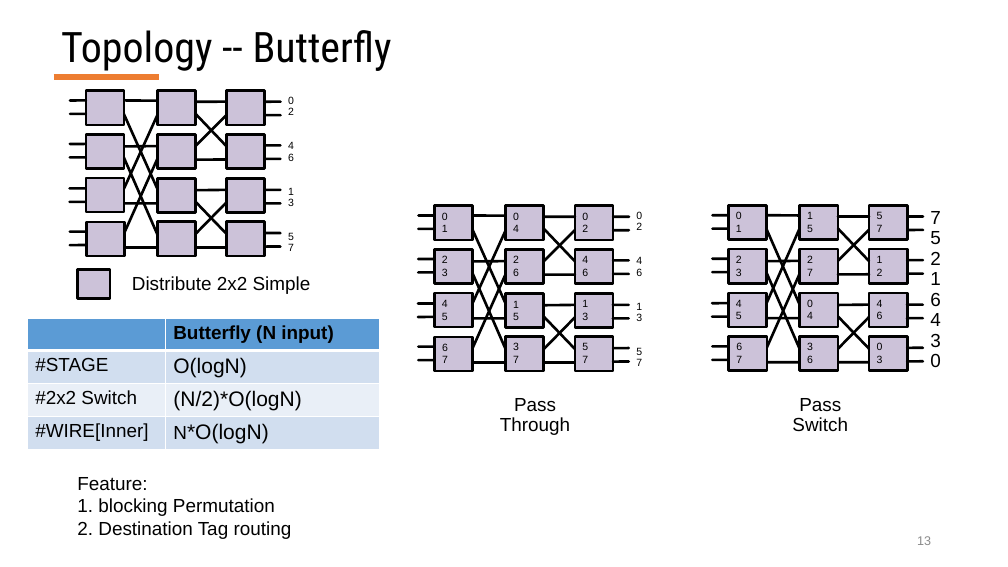
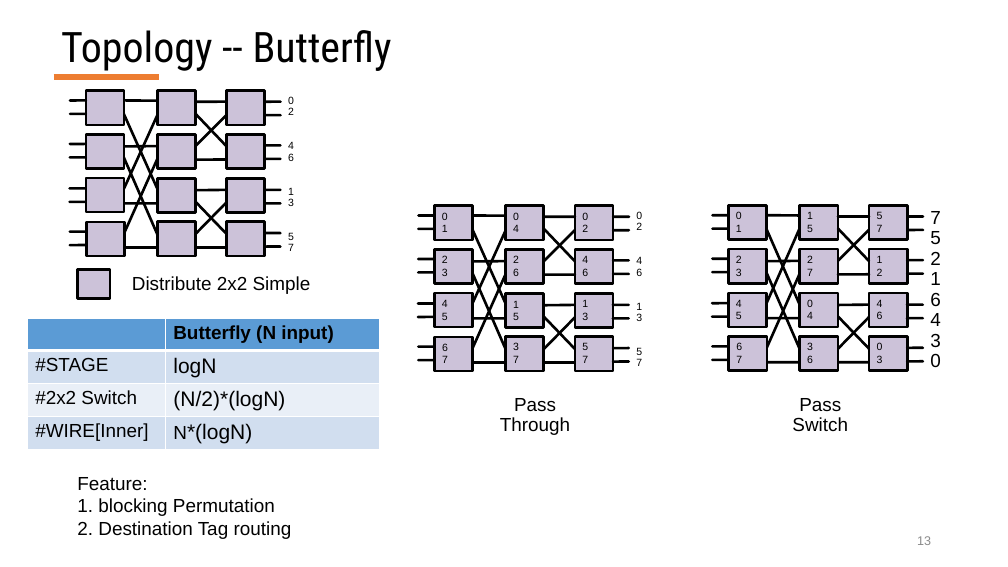
Before and after one commit to georgia-tech-synergy-lab/AcceleratorNoC, a slide deck: slide 13 of RTL_MicroSwitches_Jianming.pptx. Drawn at 1008x567 pixels with LibreOffice and Linux fonts; fonts in the diff are those of the drawing. Boxes give left, top, right and bottom in pixels: in the first picture for what was removed or moved away, otherwise in the second. Text is boxed around its words. In the diff, an @@ line names an element or a change of style, - is before the commit and + after.

```diff
--- a/RTL_MicroSwitches_Jianming.pptx
+++ b/RTL_MicroSwitches_Jianming.pptx
@@ table at (28,318,380,567) @@
-row 2, column 2: O(logN)
+row 2, column 2: logN
-row 3, column 2: (N/2)*O(logN)
+row 3, column 2: (N/2)*(logN)
-row 4, column 2: N*O(logN)
+row 4, column 2: N*(logN)
```
Also in this commit, not shown: 4 other slides changed, 7 slides added, 40 other files.
